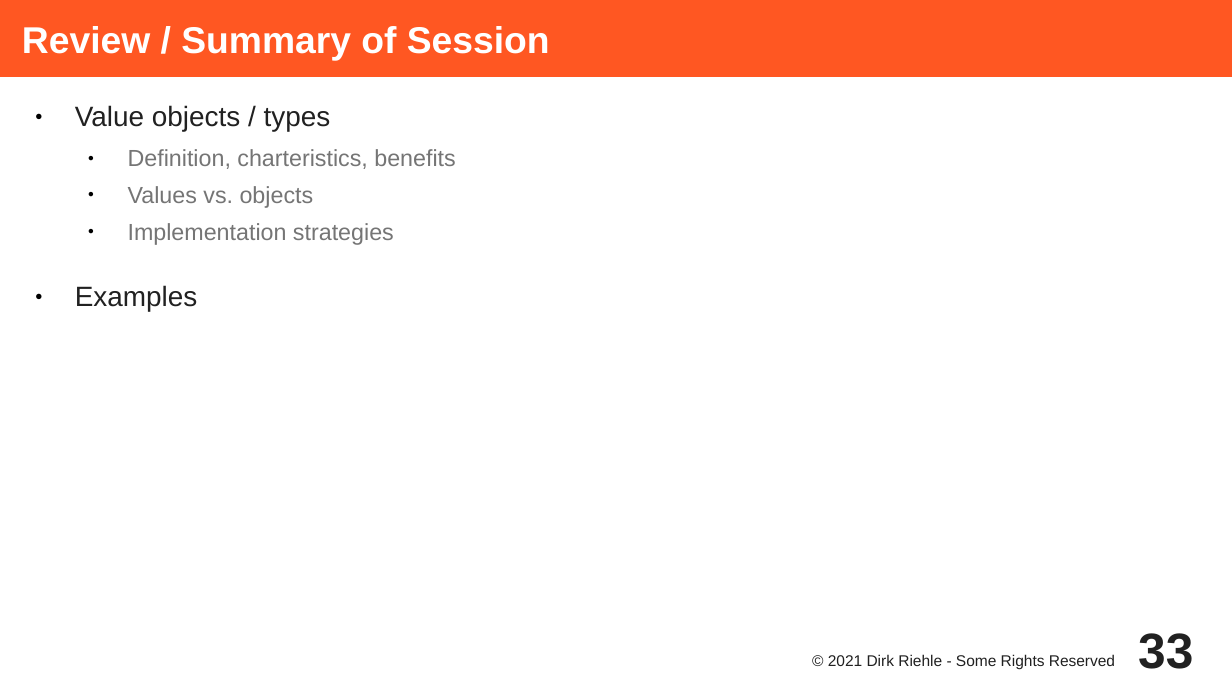
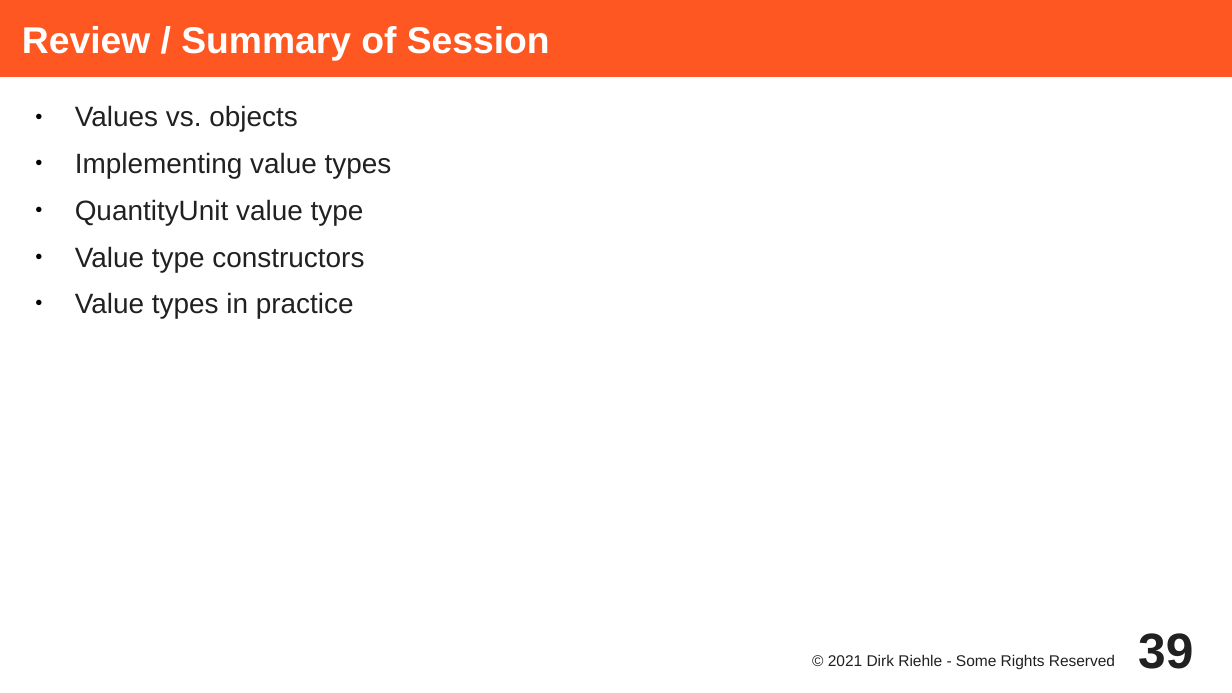
Before and after one commit to dirkriehle/adap-course, a slide deck: slide 39 of Lecture Slides/ADAP C06 - Value Objects.odp (slide 33 before the commit). Drawn at 1232x693 pixels with LibreOffice and Linux fonts; fonts in the diff are those of the drawing. Boxes give left, top, right and bottom in pixels: in the first picture for what was removed or moved away, otherwise in the second. Text is boxed around its words. In the diff, an @@ line names an element or a change of style, - is before the commit and + after.

```diff
--- a/Lecture Slides/ADAP C06 - Value Objects.odp
+++ b/Lecture Slides/ADAP C06 - Value Objects.odp
@@ text at bbox=[75, 105, 455, 169]: paragraphs removed @@
-● Value objects / types
-  ● Definition, charteristics, benefits
@@ text at bbox=[75, 105, 297, 132]: size 15 to 18 pt, text colour #757575 to #212121 in "Values vs. objects"; list level 2 to 1 in "Values vs. objects" @@
@@ text at bbox=[75, 152, 392, 319]: text changed; size 15 to 18 pt; text colour #757575 to #212121 @@
-  ● Implementation strategies
-● Examples
+● Implementing value types
+● QuantityUnit value type
+● Value type constructors
+● Value types in practice
@@ page number at bbox=[1138, 633, 1193, 669]: text changed @@
-33
+39
```
Also in this commit, not shown: 7 other slides changed, 6 slides added, 11 other files.
